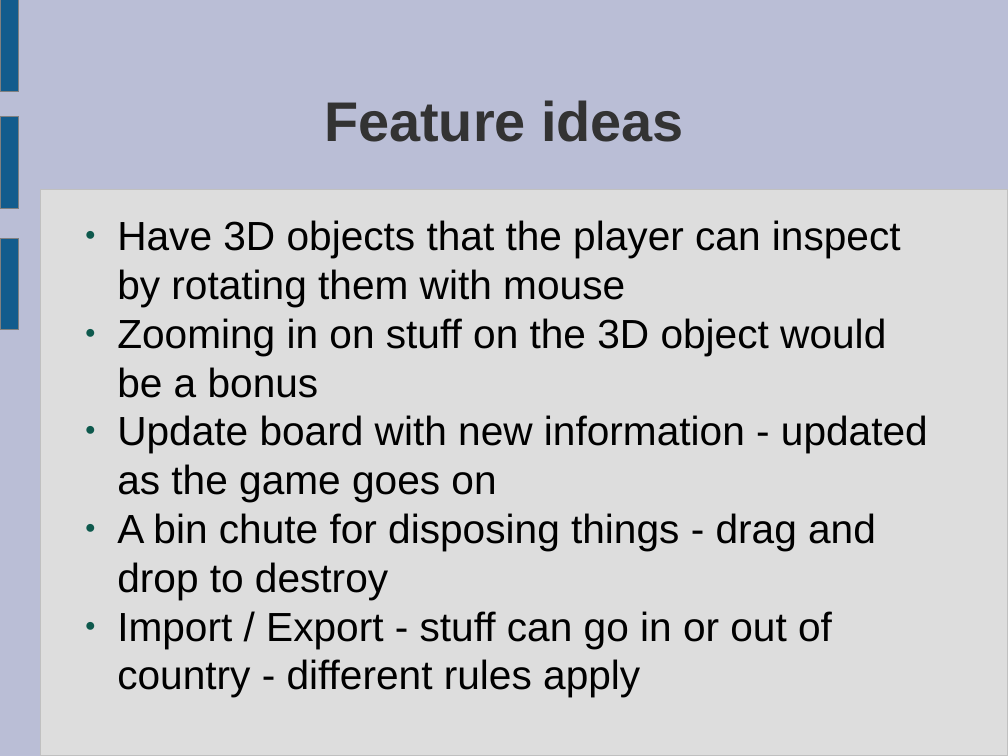
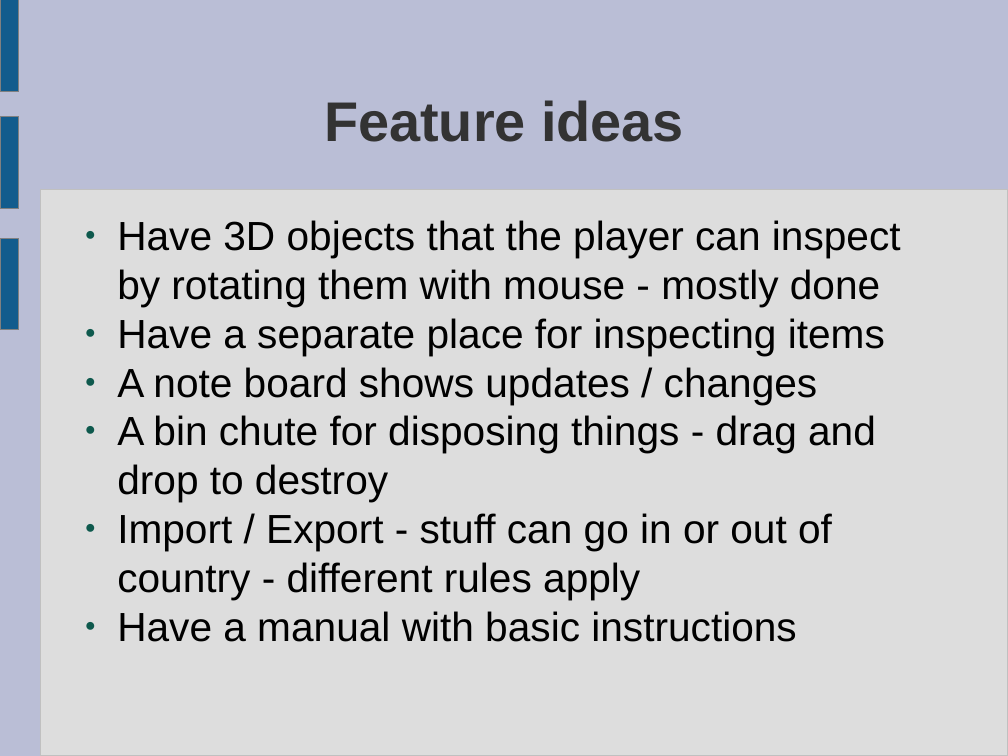
Before and after one commit to ktosox/JingleGameJam2024, a slide deck: slide 6 of GDD.odp. Drawn at 1008x756 pixels with LibreOffice and Linux fonts; fonts in the diff are those of the drawing. Boxes give left, top, right and bottom in pixels: in the first picture for what was removed or moved away, otherwise in the second. Text is boxed around its words. In the diff, an @@ line names an element or a change of style, - is before the commit and + after.

```diff
--- a/GDD.odp
+++ b/GDD.odp
@@ text at box(117, 220, 901, 404): text changed @@
-● Have 3D objects that the player can inspect by rotating them with mouse
-● Zooming in on stuff on the 3D object would be a bonus
-● Update board with new information - updated as the game goes on
+● Have 3D objects that the player can inspect by rotating them with mouse - mostly done
+● Have a separate place for inspecting items
+● A note board shows updates / changes
@@ text at box(117, 611, 796, 642): paragraph added @@
+● Have a manual with basic instructions
```
Also in this commit, not shown: 11 other slides changed, 2 slides added, 11 other files.
